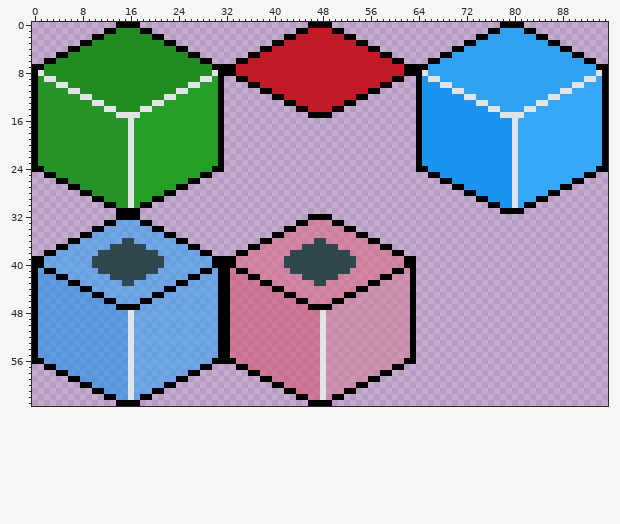
Edited in one commit: sprite sheet (public/assets/tileset.png). Above: the version before the commit.
The file is 96x64 pixels. Colours within 5 levels of each other are drawn and written as one.
And afterwards:
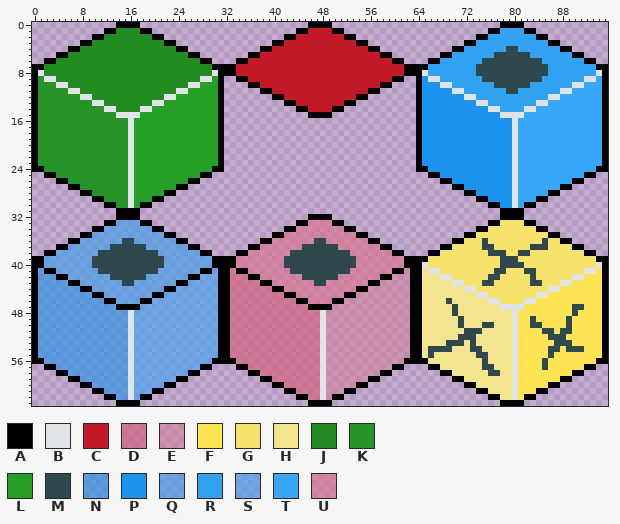
Palette (. is transparent): A #000000  B #e0e4e6  C #c21b27  D #d8557496  E #de708764  F #ffe553  G #f7e26b  H #f3e48e  J #228b22  K #269427  L #259f25  M #2f484e  N #1890ea96  P #1a94ee  Q #309eee96  R #31a2f2  S #35a3f696  T #37a7fa  U #dd6b8896
Diff:
Changed rows in their new state; - is an unchanged pixel.
first column x 74:
 4 -----MM-----
 5 ---MMMMMM---
 6 -MMMMMMMMMM-
 7 MMMMMMMMMMMM
 8 MMMMMMMMMMMM
 9 -MMMMMMMMMM-
10 ---MMMMMM---
11 -----MM-----
first column x 2:
32 ----------------------------------------------------------------------------AAAA--------------
33 ------------QQQQ----------------------------------------------------------AAGGGGAA------------
34 ----------QQQQQQQQ------------------------------------------------------AAGGGGGGGGAA----------
35 --------QQQQQQQQQQQQ--------------------------------------------------AAGGGGGGGGGGGGAA--------
36 ------QQQQQQQ--QQQQQQQ----------------------------------------------AAGGGMGGGGGGGGGMGGAA------
37 ----QQQQQQQ------QQQQQQQ------------------------------------------AAGGGGGMMGGGGGGMMMGGGGAA----
38 --QQQQQQQ----------QQQQQQQ--------------------------------------AAGGGGGGGGMMMGGMMGGGGGGGGGAA--
39 QQQQQQQQ------------QQQQQQQQ----------------------------------AAGGGGGGGGGGGGMMMGGGGGGGGGGGGGAA
40 QQQQQQQQ------------QQQQQQQQ----------------------------------ABGGGGGGGGGGGGMMMMGGGGGGGGGGGGBA
41 --QQQQQQQ----------QQQQQQQ------------------------------------AHBBGGGGGGGGGMMGGGMMGGGGGGGGBBFA
42 ----QQQQQQQ------QQQQQQQ--------------------------------------AHHHBBGGGGGGMMGGGGGMGGGGGGBBFFFA
43 ------QQQQQQQ--QQQQQQQ----------------------------------------AHHHHHBBGGGMMGGGGGGMMGGGBBFFFFFA
44 --------QQQQQQQQQQQQ------------------------------------------AHHHHHHHBBGGGGGGGGGGGGBBFFFFFFFA
45 ----------QQQQQQQQ--------------------------------------------AHHHHHHHHHBBGGGGGGGGBBFFFFFFFFFA
46 ------------QQQQ----------------------------------------------AHHHHMHHHHHHBBGGGGBBFFFFFFFFFFFA
47 --------------------------------------------------------------AHHHHHMHHHHHHHBBBBFFFFFFFFMMFFFA
48 --------------------------------------------------------------AHHHHHMHHHHHHHHHBFFFFFFFFFMFFFFA
49 --------------------------------------------------------------AHHHHHHMHHHHHHHHBFFMFFFFFMFFFFFA
50 --------------------------------------------------------------AHHHHHHMHHHMMHHHBFFMMFFFFMFFFFFA
51 --------------------------------------------------------------AHHHHHHHMMMHHHHHBFFFFMMFMMFFFFFA
52 --------------------------------------------------------------AHHHHHHMMMHHHHHHBFFFFFMMMFFFFFFA
53 --------------------------------------------------------------AHHHHMMMHMHHHHHHBFFFFFFMMMFFFFFA
54 --------------------------------------------------------------AHMMMMHHHMMHHHHHBFFFFFMMFMMMFFFA
55 --------------------------------------------------------------AHMHHHHHHHMMHHHHBFFFFFMFFFFFFFFA
56 --------------------------------------------------------------AAHHHHHHHHHMHHHHBFFFFMFFFFFFFFAA
57 ----------------------------------------------------------------AAHHHHHHHMMHHHBFFFFMFFFFFFAA--
58 ------------------------------------------------------------------AAHHHHHHMMHHBFFFFFFFFFAA----
59 --------------------------------------------------------------------AAHHHHHHHHBFFFFFFFAA------
60 ----------------------------------------------------------------------AAHHHHHHBFFFFFAA--------
61 ------------------------------------------------------------------------AAHHHHBFFFAA----------
62 --------------------------------------------------------------------------AAHHBFAA------------
63 ----------------------------------------------------------------------------AAAA--------------
